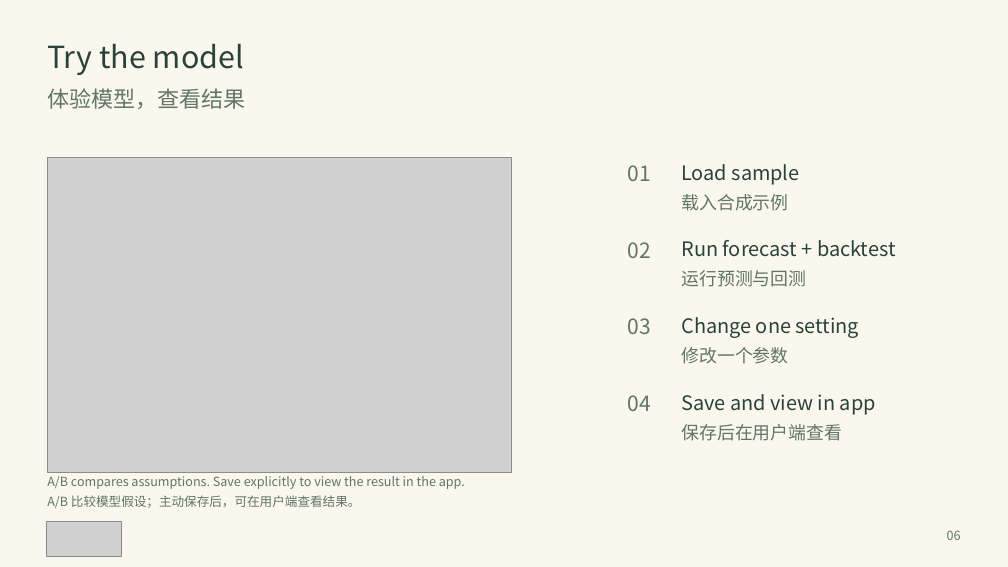
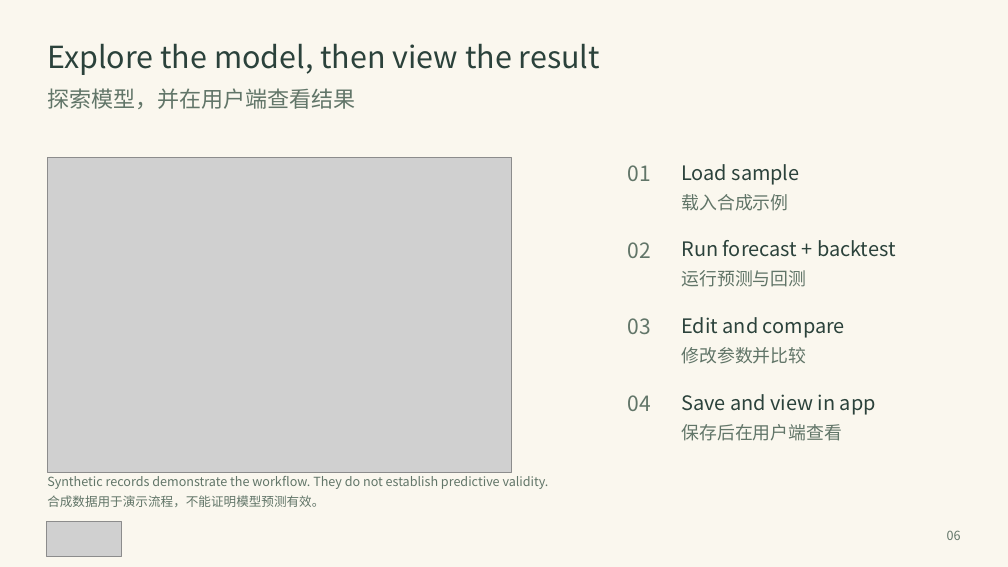
Before and after one commit to DiamondCao1996/mond-phone-preview, a slide deck: slide 6 of docs/demo/MOND_Adaptive_System_EN_ZH.pptx. Drawn at 1008x567 pixels with LibreOffice and Linux fonts; fonts in the diff are those of the drawing; grey boxes stand for pictures. Boxes give left, top, right and bottom in pixels: in the first picture for what was removed or moved away, otherwise in the second. Text is boxed around its words. In the diff, an @@ line names an element or a change of style, - is before the commit and + after.

Commit message:
Restore full physiological world-model scope and original evidence map

```diff
--- a/docs/demo/MOND_Adaptive_System_EN_ZH.pptx
+++ b/docs/demo/MOND_Adaptive_System_EN_ZH.pptx
@@ text at (47, 43, 600, 75): text changed @@
-Try the model
+Explore the model, then view the result
@@ text at (47, 88, 356, 109): text changed @@
-体验模型，查看结果
+探索模型，并在用户端查看结果
@@ text at (681, 317, 845, 338): text changed @@
-Change one setting
+Edit and compare
@@ text at (681, 347, 806, 364): text changed @@
-修改一个参数
+修改参数并比较
@@ text at (47, 476, 549, 489): text changed @@
-A/B compares assumptions. Save explicitly to view the result in the app.
+Synthetic records demonstrate the workflow. They do not establish predictive validity.
@@ text at (47, 495, 324, 507): text changed @@
-A/B 比较模型假设；主动保存后，可在用户端查看结果。
+合成数据用于演示流程，不能证明模型预测有效。
```
Also in this commit, not shown: 3 other slides changed, 4 slides added, 4 slides removed, 3 other files.
